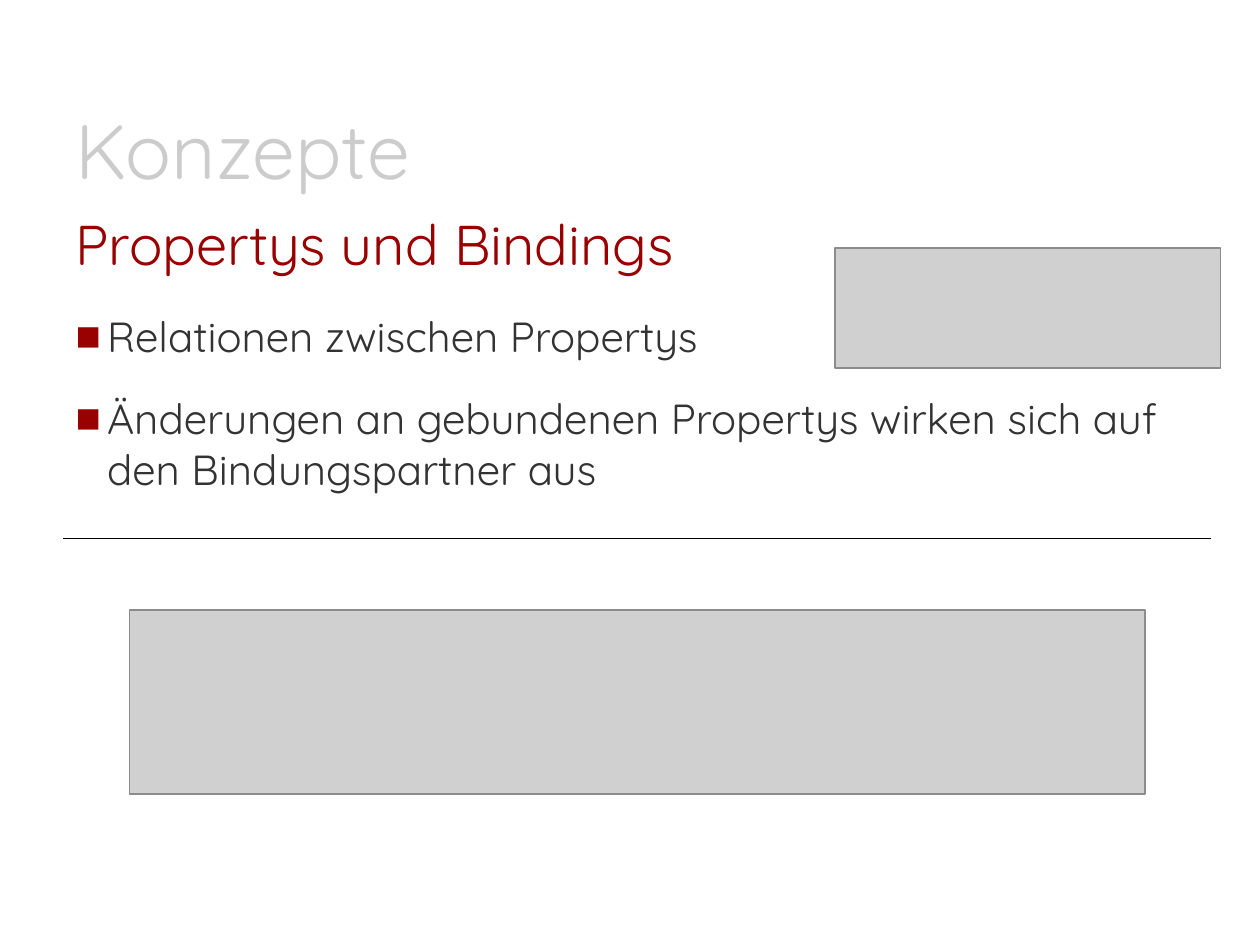
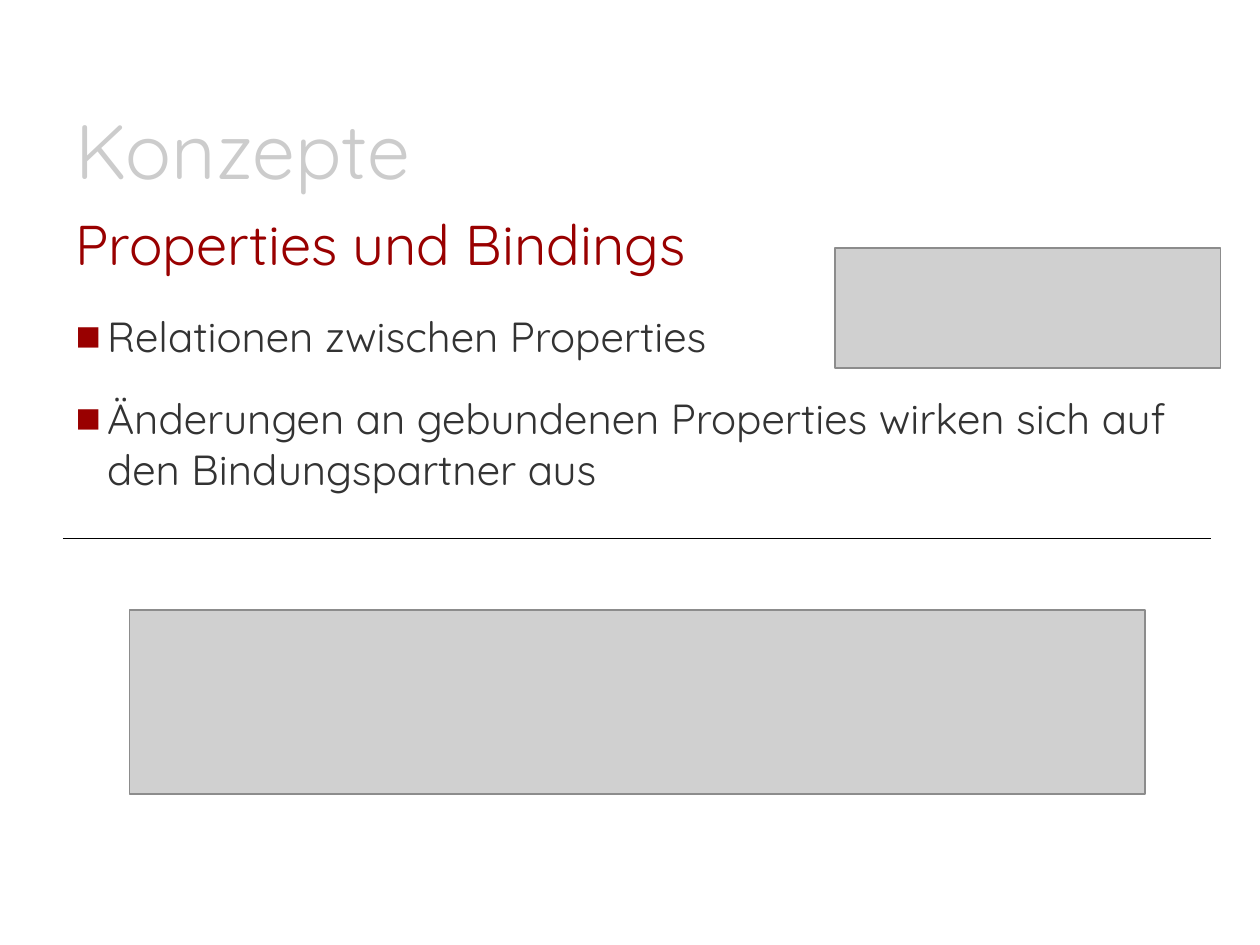
Before and after one commit to Morkunas/jfxusergroup, a slide deck: slide 11 of JavaFX-UserGroup.pptx (slide 12 before the commit). Drawn at 1260x945 pixels with LibreOffice and Linux fonts; fonts in the diff are those of the drawing; grey boxes stand for pictures; background and template pictures are left out. Boxes give left, top, right and bottom in pixels: in the first picture for what was removed or moved away, otherwise in the second. Text is boxed around its words. In the diff, an @@ line names an element or a change of style, - is before the commit and + after.

```diff
--- a/JavaFX-UserGroup.pptx
+++ b/JavaFX-UserGroup.pptx
@@ title at (76,223,685,277): text changed @@
-Propertys und Bindings
+Properties und Bindings
@@ text at (107,321,1166,494): text changed @@
-■ Relationen zwischen Propertys
-■ Änderungen an gebundenen Propertys wirken sich auf den Bindungspartner aus
+■ Relationen zwischen Properties
+■ Änderungen an gebundenen Properties wirken sich auf den Bindungspartner aus
```
Also in this commit, not shown: 9 other slides changed, 1 slide added, 1 slide removed, 6 other files.
